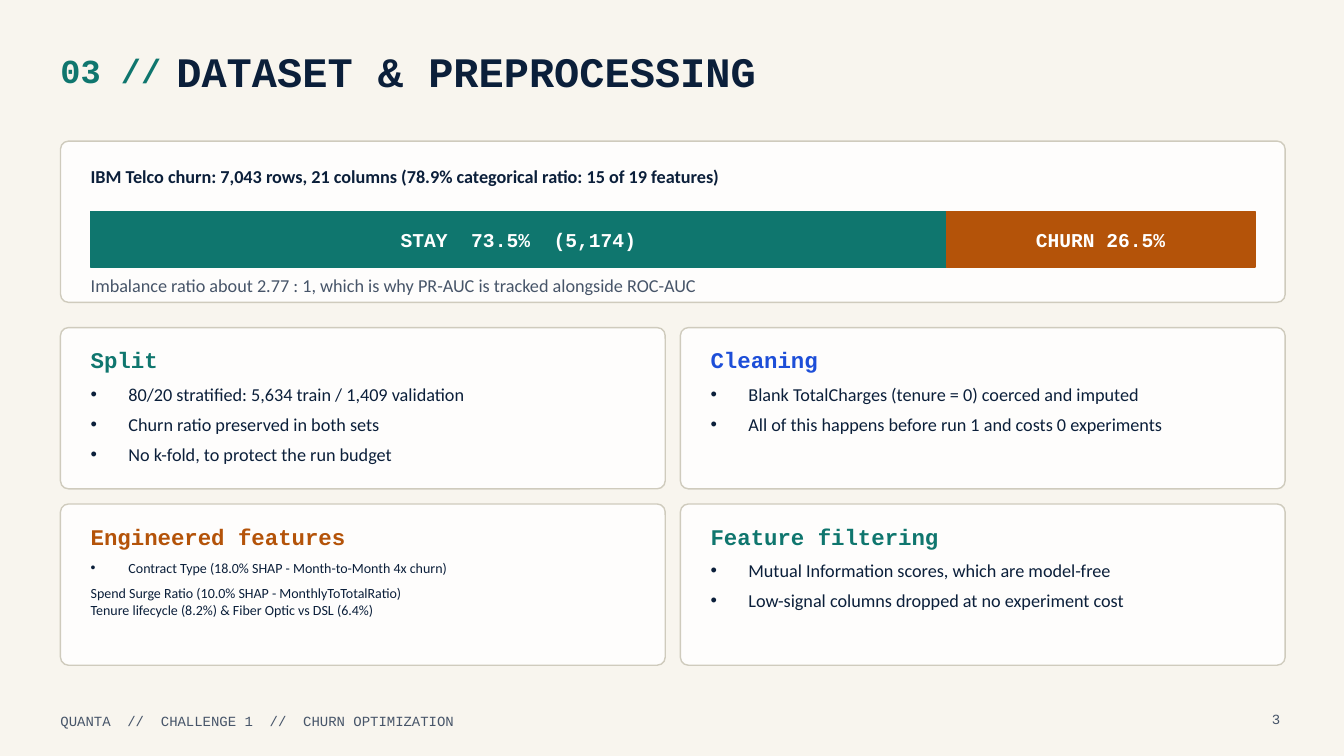
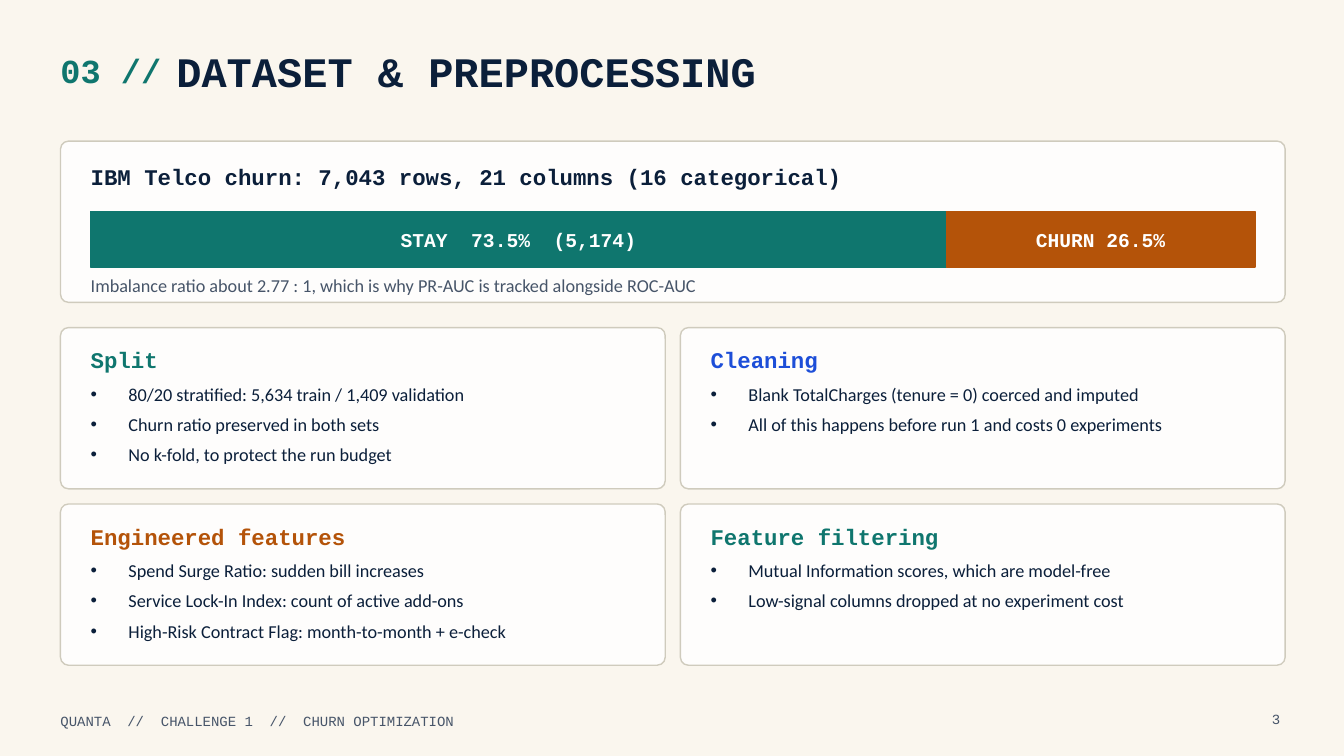
Before and after one commit to uday0214/IOTAxEngimaHackathon, a slide deck: slide 3 of ppt/QUANTA_PPT_CREAM.pptx. Drawn at 1344x756 pixels with LibreOffice and Linux fonts; fonts in the diff are those of the drawing; background and template pictures are left out. Boxes give left, top, right and bottom in pixels: in the first picture for what was removed or moved away, otherwise in the second. Text is boxed around its words. In the diff, an @@ line names an element or a change of style, - is before the commit and + after.

```diff
--- a/ppt/QUANTA_PPT_CREAM.pptx
+++ b/ppt/QUANTA_PPT_CREAM.pptx
@@ background #F8F5EE to picture (left out) @@
@@ text at [91,169,841,190]: text changed; size 13 to 16 pt; font Calibri to Courier New @@
-IBM Telco churn: 7,043 rows, 21 columns (78.9% categorical ratio: 15 of 19 features)
+IBM Telco churn: 7,043 rows, 21 columns (16 categorical)
@@ text at [128,564,506,641]: text changed; size 10 to 13 pt @@
-• Contract Type (18.0% SHAP - Month-to-Month 4x churn)
-Spend Surge Ratio (10.0% SHAP - MonthlyToTotalRatio)
-Tenure lifecycle (8.2%) & Fiber Optic vs DSL (6.4%)
+• Spend Surge Ratio: sudden bill increases
+• Service Lock-In Index: count of active add-ons
+• High-Risk Contract Flag: month-to-month + e-check
```
Also in this commit, not shown: 9 other slides changed, 3 other files.
